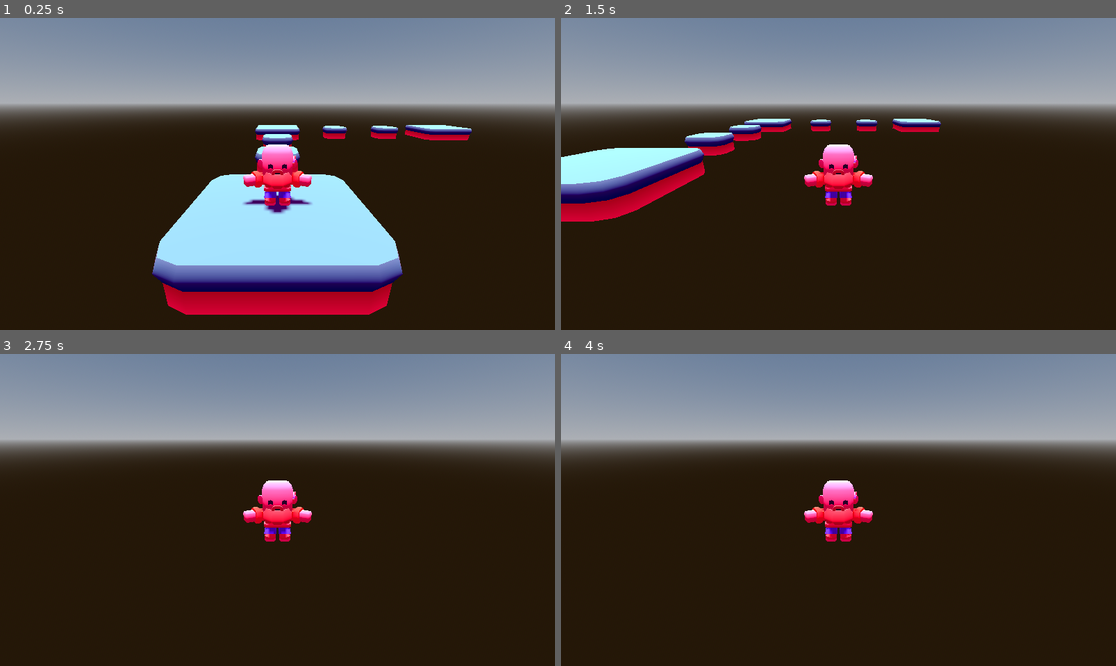
Above: before the commit, frames 1-4 (two rows, left to right).
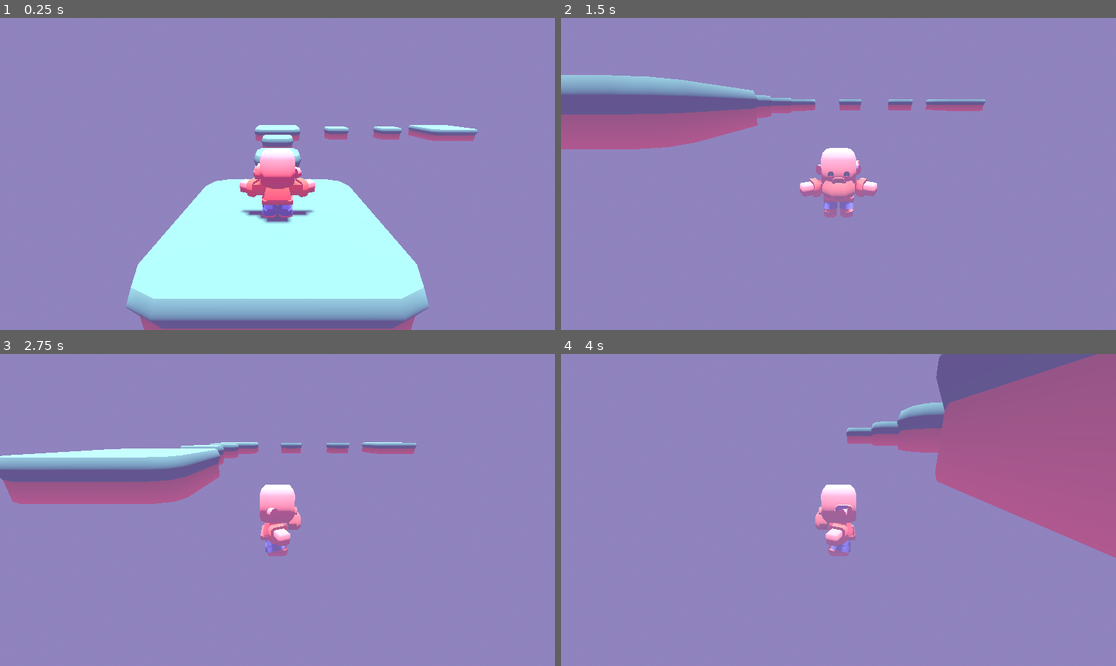
Above: after the commit, the same moments.

Repository: smolsenbiller/godot_projects
Game: Godot game, scene res://scenes/main.tscn
Same seed, same stepped clock (60 frames per second), same inputs: the game is played once before the commit and once after it.
Inputs:
- Up to frame 1 (0.25 s): no input
- Up to frame 2 (1.5 s): tap Enter (ui_accept) at 0.5, 0.6 s; hold Right (ui_right) 0.53-1.28 s; hold Space (jump, bound only after the commit) 0.53-1.28 s; hold Down (ui_down) from 1.28 s (still down); tap Space (jump, bound only after the commit) at 1.35 s
- Up to frame 3 (2.75 s): tap Space (jump, bound only after the commit) at 1.52, 1.82 s; tap Enter (ui_accept) at 1.55, 2.1 s; release Down (ui_down) at 2.03 s; hold Right (ui_right) from 2.03 s (still down); hold Space (jump, bound only after the commit) from 2.03 s (still down)
- Up to frame 4 (4 s): release Right (ui_right) at 2.78 s; release Space (jump, bound only after the commit) at 2.78 s; hold Up (ui_up) 2.78-3.53 s; tap Enter (ui_accept) at 2.85 s; tap Space (jump, bound only after the commit) at 3.02, 3.32 s; hold Left (ui_left) from 3.53 s (still down); hold Space (jump, bound only after the commit) from 3.53 s (still down)

The runs differ from the first frame. In frame 1, 93% of the frame differs, in the area x 0-100%, y 0-100%; in frame 2, 94%; in frame 3, 95%; in frame 4, 97%.

Commit message:
Spent some more time on my godot courses.

Diff:
--- a/3d-platformer/project.godot
+++ b/3d-platformer/project.godot
@@ -19,6 +19,38 @@
 
 project/assembly_name="3d_platformer"
 
+[input]
+
+jump={
+"deadzone": 0.2,
+"events": [Object(InputEventKey,"resource_local_to_scene":false,"resource_name":"","device":-1,"window_id":0,"alt_pressed":false,"shift_pressed":false,"ctrl_pressed":false,"meta_pressed":false,"pressed":false,"keycode":0,"physical_keycode":32,"key_label":0,"unicode":32,"location":0,"echo":false,"script":null)
+]
+}
+move_forward={
+"deadzone": 0.2,
+"events": [Object(InputEventKey,"resource_local_to_scene":false,"resource_name":"","device":-1,"window_id":0,"alt_pressed":false,"shift_pressed":false,"ctrl_pressed":false,"meta_pressed":false,"pressed":false,"keycode":0,"physical_keycode":87,"key_label":0,"unicode":119,"location":0,"echo":false,"script":null)
+, Object(InputEventKey,"resource_local_to_scene":false,"resource_name":"","device":-1,"window_id":0,"alt_pressed":false,"shift_pressed":false,"ctrl_pressed":false,"meta_pressed":false,"pressed":false,"keycode":0,"physical_keycode":4194320,"key_label":0,"unicode":0,"location":0,"echo":false,"script":null)
+]
+}
+move_backward={
+"deadzone": 0.2,
+"events": [Object(InputEventKey,"resource_local_to_scene":false,"resource_name":"","device":-1,"window_id":0,"alt_pressed":false,"shift_pressed":false,"ctrl_pressed":false,"meta_pressed":false,"pressed":false,"keycode":0,"physical_keycode":83,"key_label":0,"unicode":115,"location":0,"echo":false,"script":null)
+, Object(InputEventKey,"resource_local_to_scene":false,"resource_name":"","device":-1,"window_id":0,"alt_pressed":false,"shift_pressed":false,"ctrl_pressed":false,"meta_pressed":false,"pressed":false,"keycode":0,"physical_keycode":4194322,"key_label":0,"unicode":0,"location":0,"echo":false,"script":null)
+]
+}
+move_left={
+"deadzone": 0.2,
+"events": [Object(InputEventKey,"resource_local_to_scene":false,"resource_name":"","device":-1,"window_id":0,"alt_pressed":false,"shift_pressed":false,"ctrl_pressed":false,"meta_pressed":false,"pressed":false,"keycode":0,"physical_keycode":65,"key_label":0,"unicode":97,"location":0,"echo":false,"script":null)
+, Object(InputEventKey,"resource_local_to_scene":false,"resource_name":"","device":-1,"window_id":0,"alt_pressed":false,"shift_pressed":false,"ctrl_pressed":false,"meta_pressed":false,"pressed":false,"keycode":0,"physical_keycode":4194319,"key_label":0,"unicode":0,"location":0,"echo":false,"script":null)
+]
+}
+move_right={
+"deadzone": 0.2,
+"events": [Object(InputEventKey,"resource_local_to_scene":false,"resource_name":"","device":-1,"window_id":0,"alt_pressed":false,"shift_pressed":false,"ctrl_pressed":false,"meta_pressed":false,"pressed":false,"keycode":0,"physical_keycode":4194321,"key_label":0,"unicode":0,"location":0,"echo":false,"script":null)
+, Object(InputEventKey,"resource_local_to_scene":false,"resource_name":"","device":-1,"window_id":0,"alt_pressed":false,"shift_pressed":false,"ctrl_pressed":false,"meta_pressed":false,"pressed":false,"keycode":0,"physical_keycode":68,"key_label":0,"unicode":100,"location":0,"echo":false,"script":null)
+]
+}
+
 [physics]
 
 3d/physics_engine="Jolt Physics"
--- a/3d-platformer/scenes/main.tscn
+++ b/3d-platformer/scenes/main.tscn
@@ -2,8 +2,7 @@
 
 [ext_resource type="ArrayMesh" uid="uid://nt526ew5itdb" path="res://Models/Platformer/block-grass-low-large.obj" id="1_o5qli"]
 [ext_resource type="ArrayMesh" uid="uid://cwhjysoc2pkg8" path="res://Models/Platformer/block-grass-low.obj" id="2_0wfyh"]
-[ext_resource type="Script" uid="uid://d1f2u7jsoj275" path="res://scenes/player.gd" id="3_jyhfs"]
-[ext_resource type="ArrayMesh" uid="uid://dstt6c0pctaaf" path="res://Models/Characters/character-male-b.obj" id="3_sugp2"]
+[ext_resource type="PackedScene" uid="uid://drr6rh63u4ijq" path="res://scenes/player.tscn" id="3_sugp2"]
 
 [sub_resource type="ProceduralSkyMaterial" id="ProceduralSkyMaterial_0wfyh"]
 
@@ -16,6 +15,7 @@
 sky = SubResource("Sky_sugp2")
 ambient_light_source = 2
 ambient_light_color = Color(0.78010154, 0.00015238195, 0.67777324, 1)
+fog_enabled = true
 fog_light_color = Color(0.5575733, 0.52324414, 0.68526477, 1)
 fog_sun_scatter = 0.21
 fog_density = 0.06
@@ -30,10 +30,6 @@
 
 [sub_resource type="ConvexPolygonShape3D" id="ConvexPolygonShape3D_jyhfs"]
 points = PackedVector3Array(-0.4975451, 0.0002877506, -0.23212606, 0.5274979, 0.3973974, 0.26374832, 0.49330443, 0.4957 …(1062 unchanged characters)…
-
-[sub_resource type="CapsuleShape3D" id="CapsuleShape3D_jyhfs"]
-radius = 0.1586914
-height = 0.6621094
 
 [node name="main" type="Node3D" unique_id=1171541825]
 
@@ -114,16 +110,5 @@
 [node name="MeshShape" type="MeshInstance3D" parent="Platforms/BlockGrassLow4" unique_id=7129608]
 mesh = ExtResource("2_0wfyh")
 
-[node name="Player" type="CharacterBody3D" parent="." unique_id=219388351]
-transform = Transform3D(1, 0, 0, 0, 1, 0, 0, 0, 1, 0, 0.5, 0)
-script = ExtResource("3_jyhfs")
-
-[node name="Model" type="MeshInstance3D" parent="Player" unique_id=32807499]
-mesh = ExtResource("3_sugp2")
-
-[node name="CollisionShape3D" type="CollisionShape3D" parent="Player" unique_id=1992007295]
-transform = Transform3D(1, 0, 0, 0, 1, 0, 0, 0, 1, 0, 0.32910156, 0)
-shape = SubResource("CapsuleShape3D_jyhfs")
-
-[node name="Camera3D" type="Camera3D" parent="Player" unique_id=1979159985]
-transform = Transform3D(1, 0, 0, 0, 0.9442673, 0.3291798, 0, -0.3291798, 0.9442673, 0, 1.105639, 2.1695805)
+[node name="Player" parent="." unique_id=25629282 instance=ExtResource("3_sugp2")]
+transform = Transform3D(-1, 0, -8.742278e-08, 0, 1, 0, 8.742278e-08, 0, -1, 0, 0.5, 0)
--- a/3d-platformer/scenes/player.gd
+++ /dev/null
@@ -1,28 +0,0 @@
-extends CharacterBody3D
-
-
-const SPEED = 5.0
-const JUMP_VELOCITY = 4.5
-
-
-func _physics_process(delta: float) -> void:
-	# Add the gravity.
-	if not is_on_floor():
-		velocity += get_gravity() * delta
-
-	# Handle jump.
-	if Input.is_action_just_pressed("ui_accept") and is_on_floor():
-		velocity.y = JUMP_VELOCITY
-
-	# Get the input direction and handle the movement/deceleration.
-	# As good practice, you should replace UI actions with custom gameplay actions.
-	var input_dir := Input.get_vector("ui_left", "ui_right", "ui_up", "ui_down")
-	var direction := (transform.basis * Vector3(input_dir.x, 0, input_dir.y)).normalized()
-	if direction:
-		velocity.x = direction.x * SPEED
-		velocity.z = direction.z * SPEED
-	else:
-		velocity.x = move_toward(velocity.x, 0, SPEED)
-		velocity.z = move_toward(velocity.z, 0, SPEED)
-
-	move_and_slide()
--- /dev/null
+++ b/3d-platformer/scenes/player.tscn
@@ -0,0 +1,23 @@
+[gd_scene format=3 uid="uid://drr6rh63u4ijq"]
+
+[ext_resource type="ArrayMesh" uid="uid://dstt6c0pctaaf" path="res://Models/Characters/character-male-b.obj" id="1_3vyb7"]
+[ext_resource type="Script" uid="uid://ny0su04pmf1s" path="res://scripts/player_controller.gd" id="1_g2els"]
+[ext_resource type="Script" uid="uid://bb04ryrust1bi" path="res://scripts/player_visual.gd" id="3_qhqgy"]
+
+[sub_resource type="CapsuleShape3D" id="CapsuleShape3D_jyhfs"]
+radius = 0.1586914
+height = 0.6621094
+
+[node name="Player" type="CharacterBody3D" unique_id=25629282]
+script = ExtResource("1_g2els")
+
+[node name="Model" type="MeshInstance3D" parent="." unique_id=430691222]
+mesh = ExtResource("1_3vyb7")
+script = ExtResource("3_qhqgy")
+
+[node name="CollisionShape3D" type="CollisionShape3D" parent="." unique_id=992059413]
+transform = Transform3D(1, 0, 0, 0, 1, 0, 0, 0, 1, 0, 0.32910156, 0)
+shape = SubResource("CapsuleShape3D_jyhfs")
+
+[node name="Camera3D" type="Camera3D" parent="." unique_id=262083896]
+transform = Transform3D(-1, 2.8750433e-08, -8.256e-08, 0, 0.94437635, 0.32886663, 8.742278e-08, 0.32886663, -0.94437635, 0, 1.0884585, -1.889719)
--- /dev/null
+++ b/3d-platformer/scripts/player_controller.gd
@@ -0,0 +1,32 @@
+extends CharacterBody3D
+
+#This number is units per second eventually
+@export var move_speed : float = 3.0
+@export var jump_force : float = 8.0
+@export var gravity : float = 20.0
+
+@onready var camera : Camera3D = $Camera3D
+
+func _physics_process(delta: float) -> void:
+	#gravity
+	velocity.y -= gravity * delta
+
+	#jump
+	if Input.is_action_pressed("jump") and is_on_floor():
+		velocity.y = jump_force
+
+	#movement
+	var move_input : Vector2 = Input.get_vector("move_right", "move_left", "move_backward", "move_forward")
+	var move_direction : Vector3 = Vector3(move_input.x, 0, move_input.y)
+	velocity.x = -move_direction.x * move_speed
+	velocity.z = -move_direction.z * move_speed
+
+	#quick reset if fallen off platform
+	if position.y <= -2:
+		call_deferred("reload_scene")
+
+	move_and_slide()
+
+
+func reload_scene():
+	get_tree().reload_current_scene()
--- /dev/null
+++ b/3d-platformer/scripts/player_visual.gd
@@ -0,0 +1,29 @@
+extends MeshInstance3D
+
+@export var rotation_rate : float = 20.0
+var target_y_rot : float = 0.0
+
+@onready var player : CharacterBody3D = get_parent()
+
+func _process(delta: float) -> void:
+	_smooth_rotation(delta)
+	_move_bob(delta)
+
+
+func _smooth_rotation(delta: float) -> void:
+	var vel = -player.velocity
+
+	if vel.x != 0 or vel.z !=0:
+		target_y_rot = atan2(vel.x, vel.z)
+
+	rotation.y = lerp_angle(rotation.y, target_y_rot, rotation_rate * delta)
+
+func _move_bob(delta: float) -> void:
+	var move_speed = player.velocity.length()
+	if move_speed < 0.1 or not player.is_on_floor():
+		scale.y = 1
+		return
+
+	var time = Time.get_unix_time_from_system()
+	var y_scale = 1 + (sin(time * 20) / 10)
+	scale.y = y_scale
Not shown, removed: 3d-platformer/scenes/player.gd.uid
Not shown, added: 3d-platformer/scripts/player_controller.gd.uid
Not shown, added: 3d-platformer/scripts/player_visual.gd.uid
